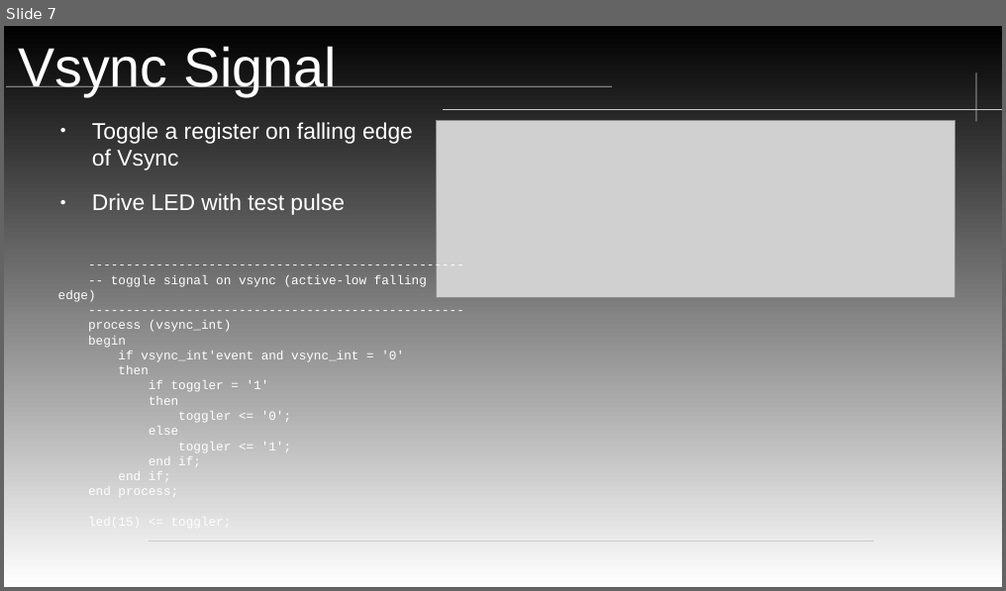
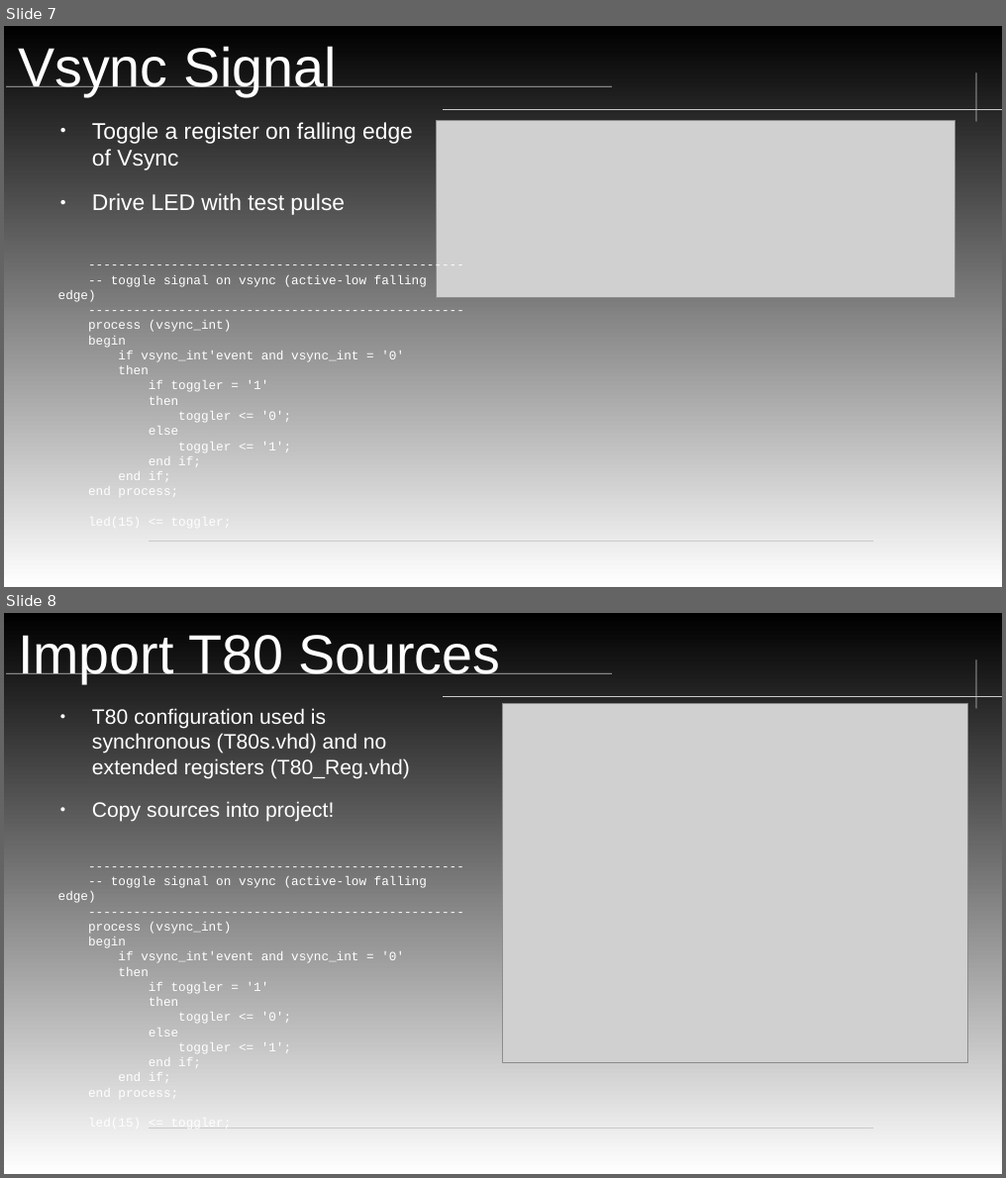
Before and after one commit to neiderm/retro_comp_fpga, a slide deck: docs/soc_t80_cpu_IRQ.odp. Shown one above the other, each under a label of ours: slide 7 before the commit, slides 7 and 8 after it. The pictures are 1006x591 and 1006x1178 pixels, drawn with LibreOffice and Linux fonts; fonts in the diff are those of the drawing; grey boxes stand for pictures; background and template pictures are left out. Boxes give left, top, right and bottom in pixels: in the first picture for what was removed or moved away, otherwise in the second. Text is boxed around its words. In the diff, an @@ line names an element or a change of style, - is before the commit and + after.

```diff
--- a/docs/soc_t80_cpu_IRQ.odp
+++ b/docs/soc_t80_cpu_IRQ.odp
@@ slide 8 added at box(4, 613, 1002, 1174), background gradient #FFFFFF to #000000; not listed: 4 template elements that a slide beside it also shows @@
@@ title added at box(18, 635, 500, 683), 43.8 pt, text #FFFFFF @@
+Import T80 Sources
@@ text added at box(92, 708, 410, 822), 16.6 pt, text #FFFFFF @@
+● T80 configuration used is synchronous (T80s.vhd) and no extended registers (T80_Reg.vhd)
+● Copy sources into project!
@@ picture added at box(502, 703, 967, 1063) @@
@@ text added at box(58, 876, 427, 1131), 10 pt, text #FFFFFF @@
+--------------------------------------------------
+-- toggle signal on vsync (active-low falling edge)
+--------------------------------------------------
+process (vsync_int)
+begin
+if vsync_int'event and vsync_int = '0'
+then
+if toggler = '1'
+then
+toggler <= '0';
+else
+toggler <= '1';
+end if;
+end if;
+end process;
+led(15) <= toggler;
```
Also in this commit, not shown: 1 other slide added.
